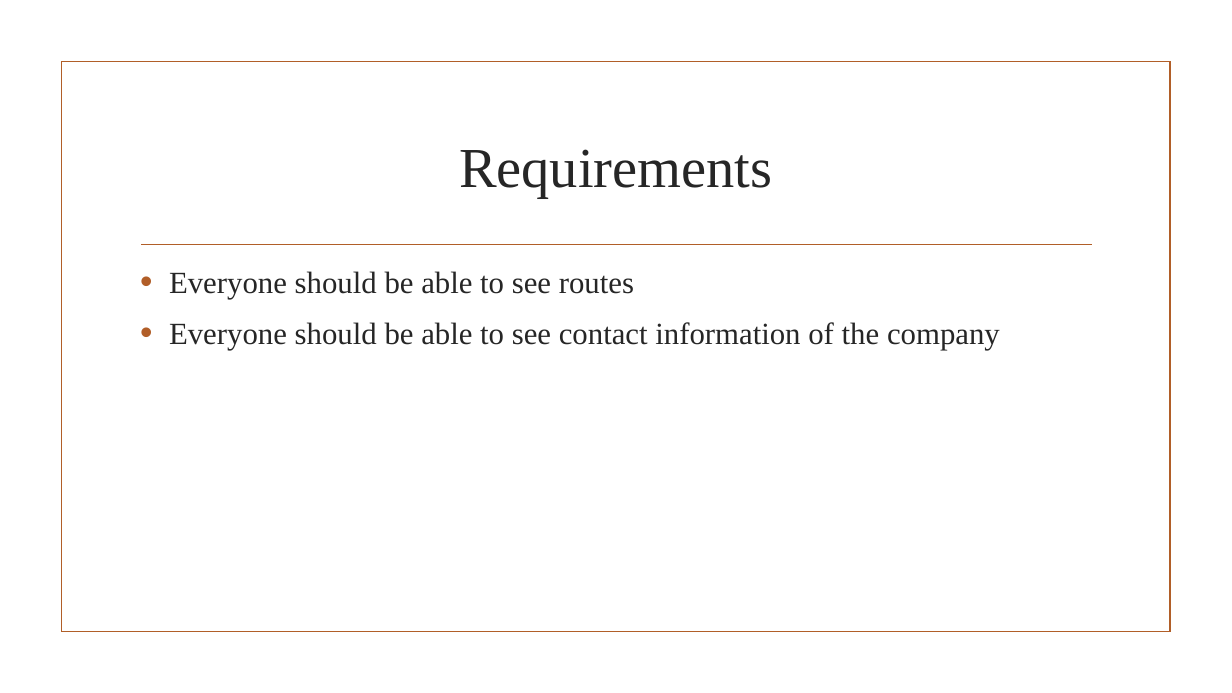
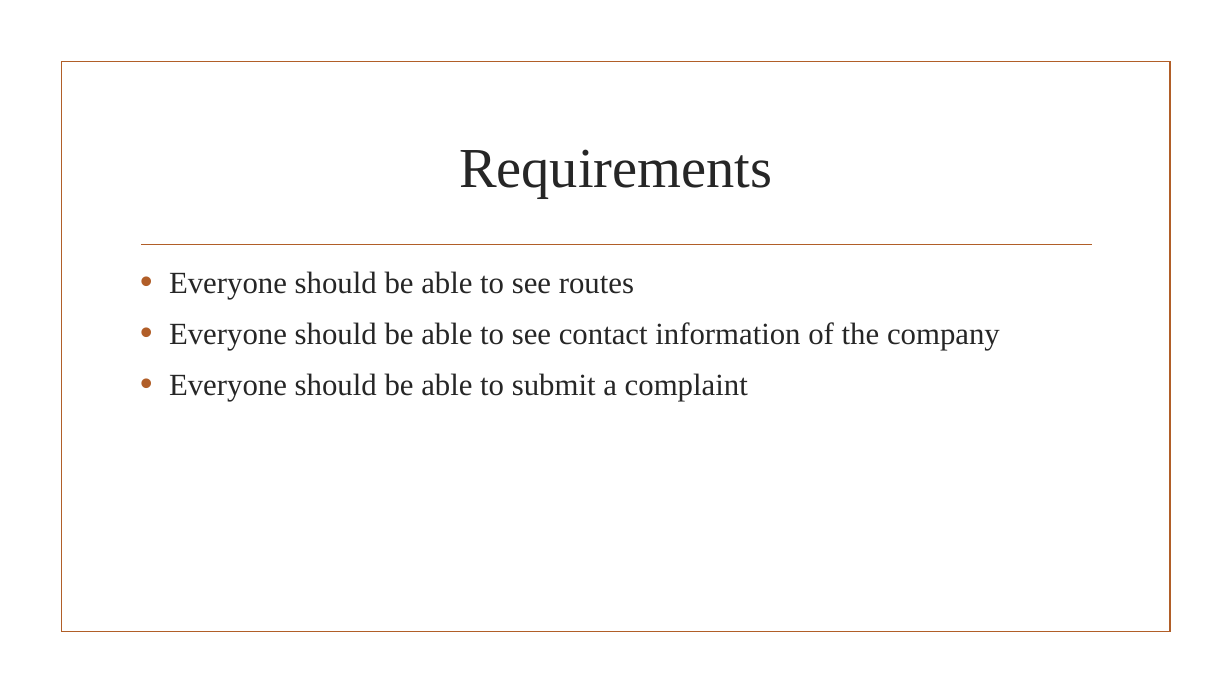
Before and after one commit to gelgen2/Database-Project, a slide deck: slide 3 of Bus Boys.pptx (slide 12 before the commit). Drawn at 1232x693 pixels with LibreOffice and Linux fonts; fonts in the diff are those of the drawing; background and template pictures are left out. Boxes give left, top, right and bottom in pixels: in the first picture for what was removed or moved away, otherwise in the second. Text is boxed around its words. In the diff, an @@ line names an element or a change of style, - is before the commit and + after.

```diff
--- a/Bus Boys.pptx
+++ b/Bus Boys.pptx
@@ text at bbox=[169, 373, 748, 401]: paragraph added @@
+• Everyone should be able to submit a complaint
```
Also in this commit, not shown: 1 other slide changed.
